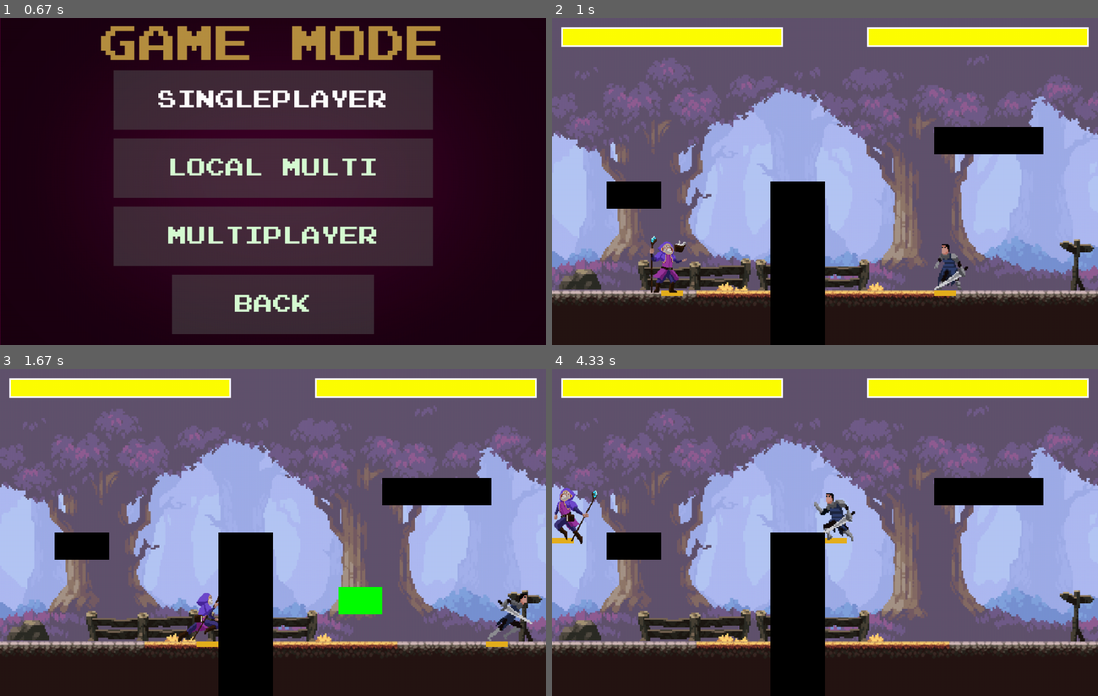
Above: before the commit, frames 1-4 (two rows, left to right).
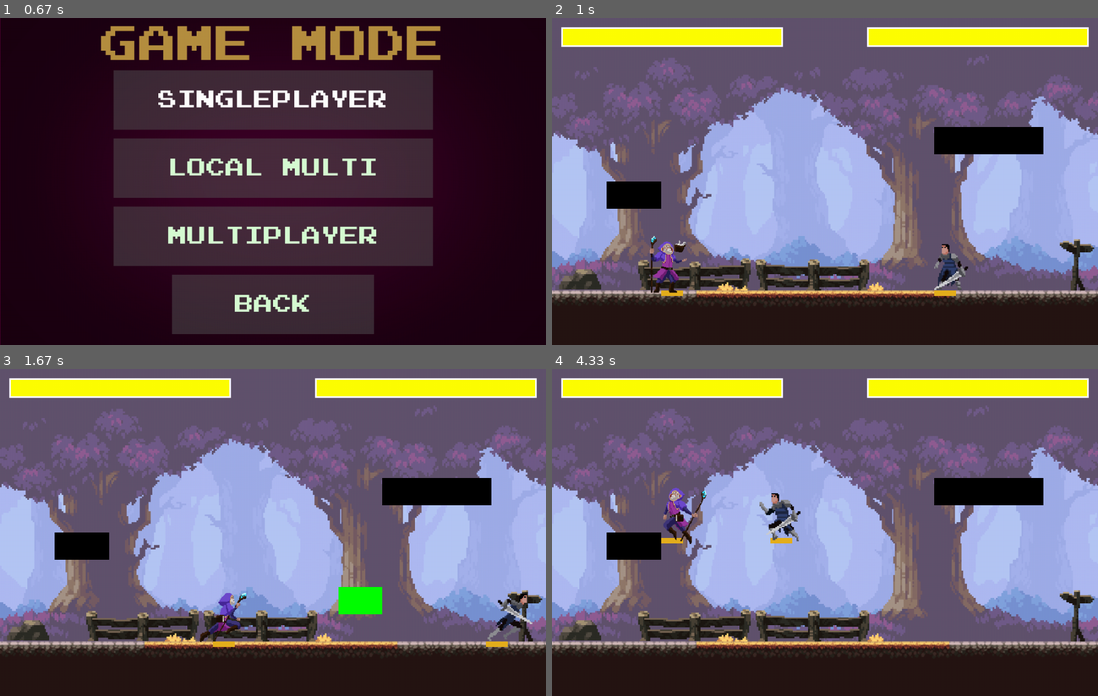
Above: after the commit, the same moments.

Repository: michaelc445/street-fighter-pygame
Game: pygame game, started from game/main.py
Same seed, same stepped clock (60 frames per second), same inputs: the game is played once before the commit and once after it.
Inputs (mouse positions are in pixels of both pictures, inside the frame that each line leads up to):
- Up to frame 1 (0.67 s): click "PLAY" at 0.38 s
- Up to frame 2 (1 s): click (803, 194) at 0.72 s
- Up to frame 3 (1.67 s): tap T at 1, 1.48 s; hold Right from 1.33 s (still down); hold D from 1.33 s (still down)
- Up to frame 4 (4.33 s): release Right at 1.8 s; release D at 1.8 s; hold Up 1.83-2.13 s; hold W 1.83-2.13 s; hold Right 2.17-2.63 s; hold D 2.17-2.63 s; hold Left 2.67-3.2 s; hold A 2.67-3.2 s; tap T at 2.82, 4.15 s; hold Down 3.23-3.53 s; hold S 3.23-3.53 s; hold Left 3.57-3.97 s; hold A 3.57-3.97 s; hold Up from 4 s (still down); hold W from 4 s (still down)

Frame 1 is identical in both runs. In frame 2, 5.0% of the frame differs, in the area x 40-50%, y 50-100%; in frame 3, 5.5%; in frame 4, 7.3%, in the area x 0-56%, y 36-100%.

Commit message:
removed obstacle 1 for test purposes

Diff:
--- a/game/main.py
+++ b/game/main.py
@@ -697,8 +697,8 @@
     # fighter_1.frameUpdate()
     # fighter_2.frameUpdate()
     # create obstacles
-    obstacle_1 = Obstacle(400, 300, 100, 300)
+    #obstacle_1 = Obstacle(400, 300, 100, 300)
     obstacle_2 = Obstacle(700, 200, 200, 50)
     obstacle_3 = Obstacle(100, 300, 100, 50)
-    obstacles = [obstacle_1, obstacle_2, obstacle_3]
+    obstacles = [obstacle_2, obstacle_3]
     main_menu()
